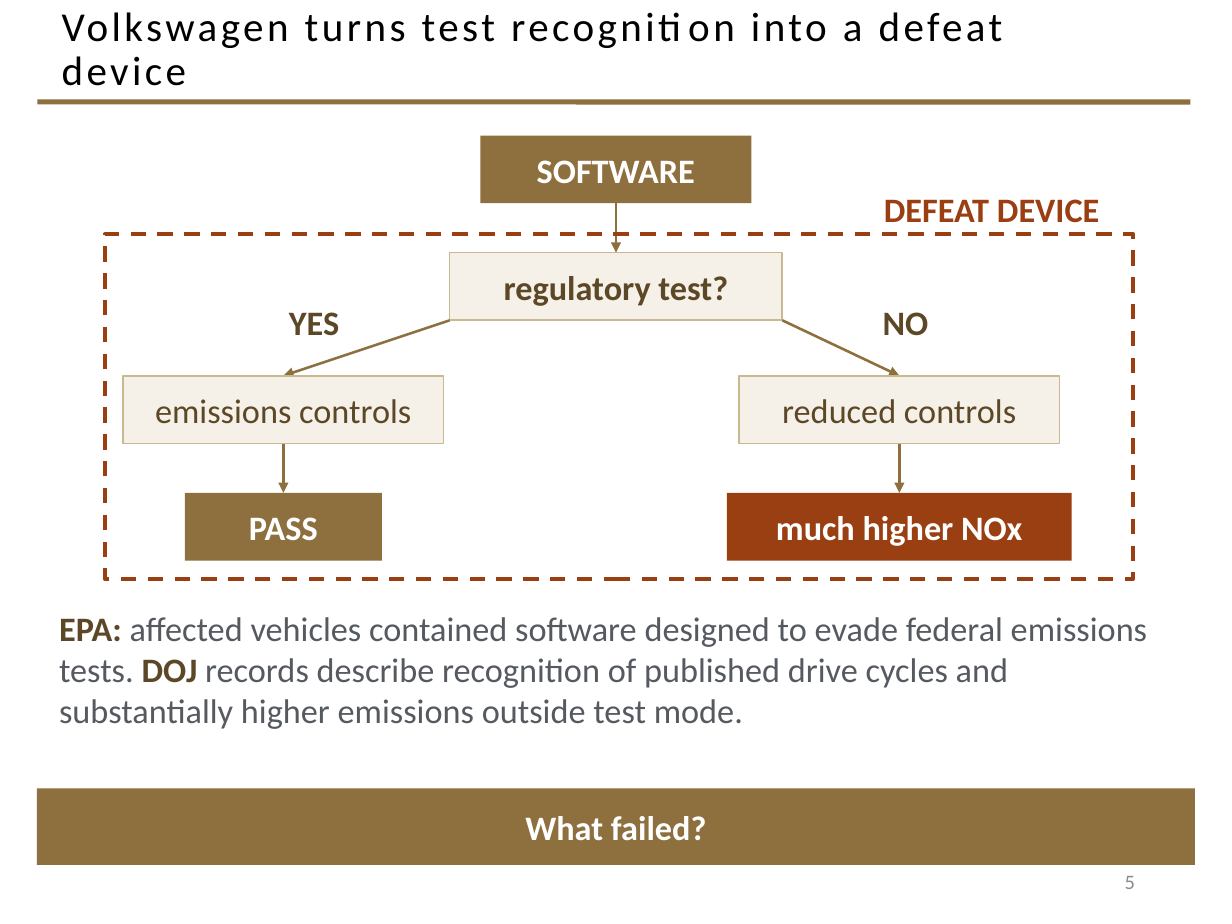
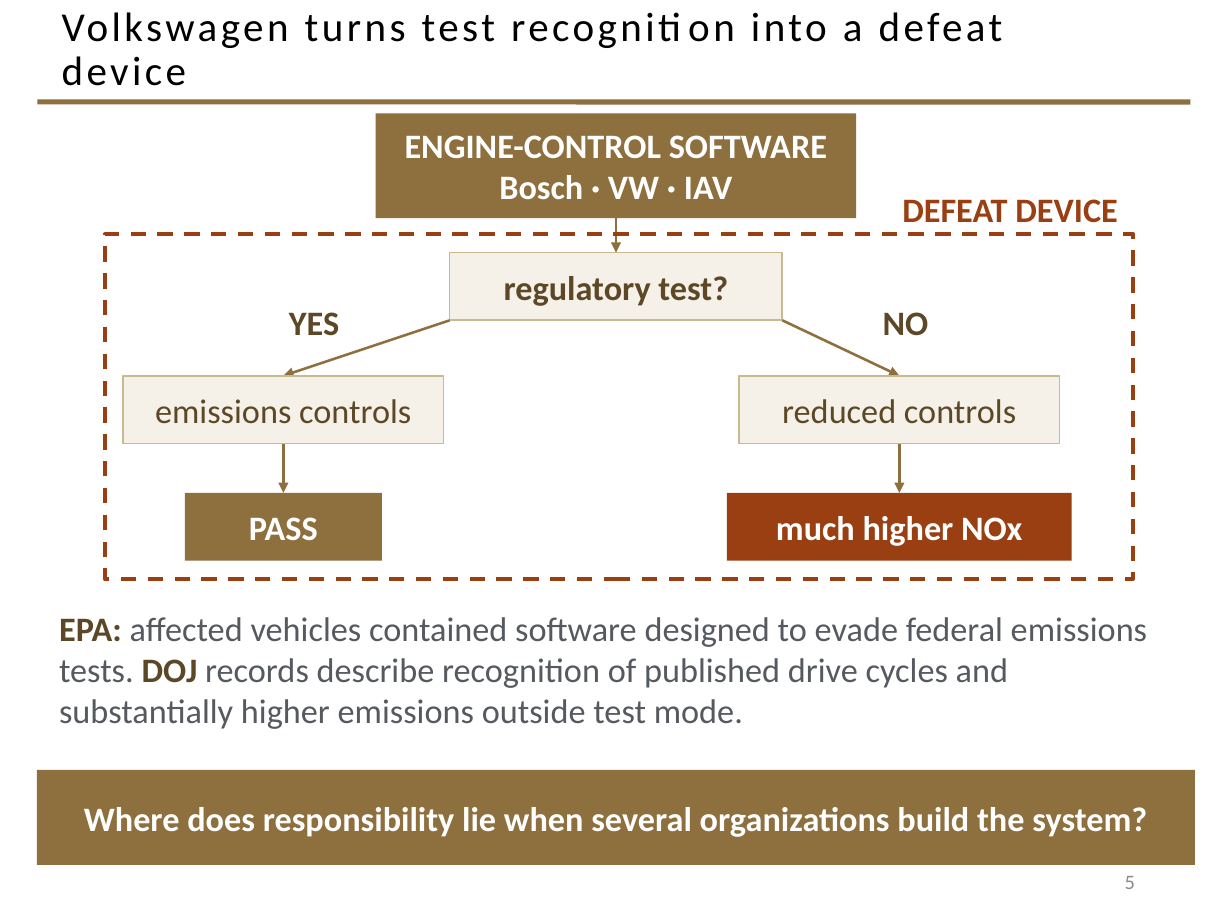
Before and after one commit to davisjam/model-based-agentic-software-engineering, a slide deck: slide 5 of course/lectures/act-2-delegation-and-control/04-failure-aware-engineering/2-4-Failure-Aware-Engineering.pptx. Drawn at 1232x924 pixels with LibreOffice and Linux fonts; fonts in the diff are those of the drawing; background and template pictures are left out. Boxes give left, top, right and bottom in pixels: in the first picture for what was removed or moved away, otherwise in the second. Text is boxed around its words. In the diff, an @@ line names an element or a change of style, - is before the commit and + after.

```diff
--- a/course/lectures/act-2-delegation-and-control/04-failure-aware-engineering/2-4-Failure-Aware-Engineering.pptx
+++ b/course/lectures/act-2-delegation-and-control/04-failure-aware-engineering/2-4-Failure-Aware-Engineering.pptx
@@ rectangle "ENGINE-CONTROL SOFTWARE": place and size @@
-rectangle "ENGINE-CONTROL SOFTWARE" at (480, 136, 752, 203)
+rectangle "ENGINE-CONTROL SOFTWARE" at (376, 113, 856, 218)
@@ text in rectangle at (405, 135, 827, 200): text changed @@
-SOFTWARE
+ENGINE-CONTROL SOFTWARE
+Bosch · VW · IAV
@@ text "DEFEAT DEVICE": place and size @@
-text "DEFEAT DEVICE" at (884, 199, 1099, 223)
+text "DEFEAT DEVICE" at (902, 199, 1117, 223)
@@ arrow moved from (616, 203) - (616, 253) to (616, 218) - (616, 253) @@
@@ rectangle "Where does responsibility lie when ...": place and size @@
-rectangle "Where does responsibility lie when ..." at (37, 788, 1195, 865)
+rectangle "Where does responsibility lie when ..." at (37, 770, 1195, 865)
@@ text in rectangle at (84, 807, 1147, 837): text changed @@
-What failed?
+Where does responsibility lie when several organizations build the system?
```
Also in this commit, not shown: 1 other slide changed.
